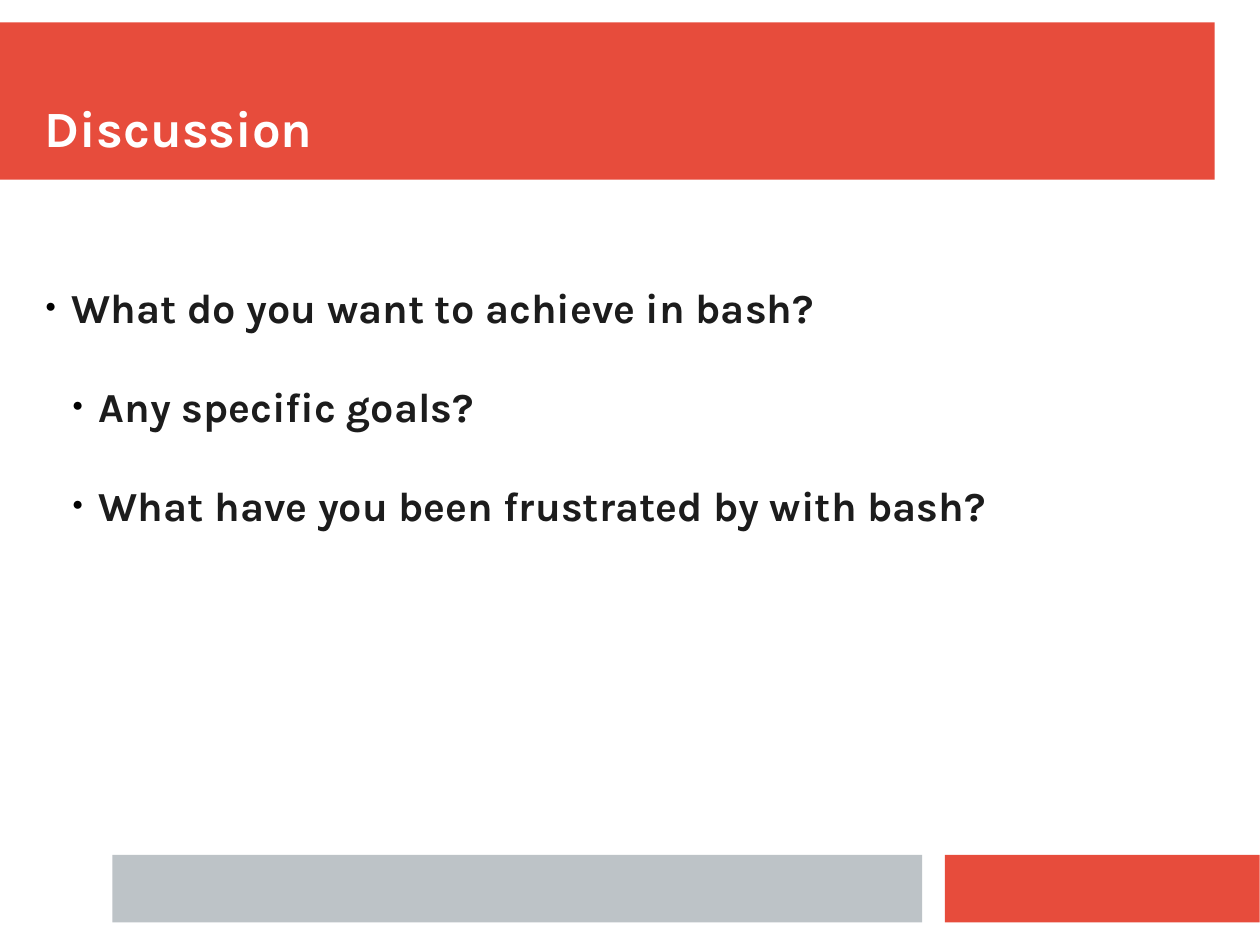
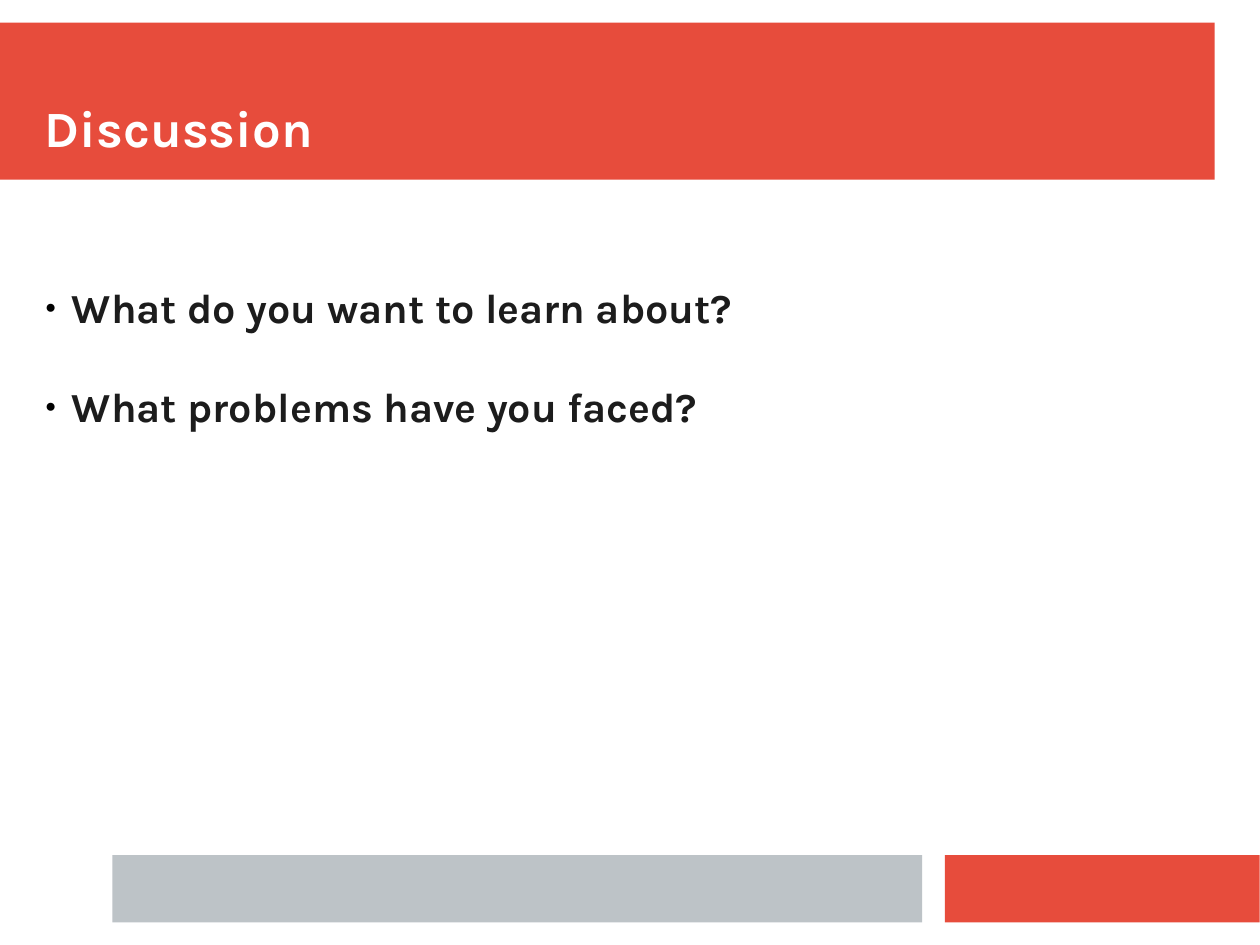
Before and after one commit to ianmiell/introduction-to-the-command-line, a slide deck: slide 8 of slides/introduction_to_the_command_line.pptx (slide 12 before the commit). Drawn at 1260x945 pixels with LibreOffice and Linux fonts; fonts in the diff are those of the drawing. Boxes give left, top, right and bottom in pixels: in the first picture for what was removed or moved away, otherwise in the second. Text is boxed around its words. In the diff, an @@ line names an element or a change of style, - is before the commit and + after.

Commit message:
ppt

```diff
--- a/slides/introduction_to_the_command_line.pptx
+++ b/slides/introduction_to_the_command_line.pptx
@@ text at (72,294,732,433): text changed @@
-● What do you want to achieve in bash?
-  ● Any specific goals?
-  ● What have you been frustrated by with bash?
+● What do you want to learn about?
+● What problems have you faced?
```
Also in this commit, not shown: 4 other slides changed, 5 slides added, 57 slides removed.
